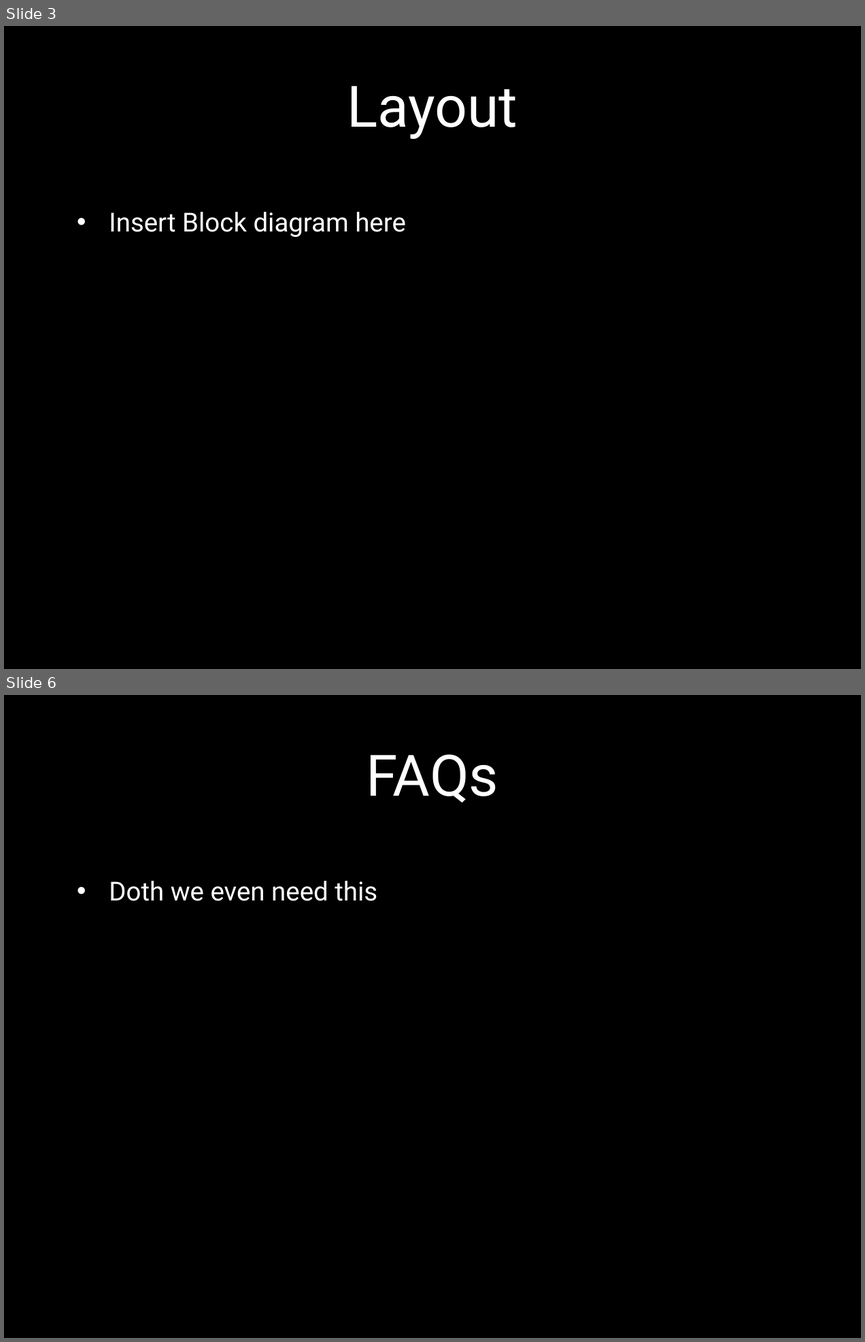
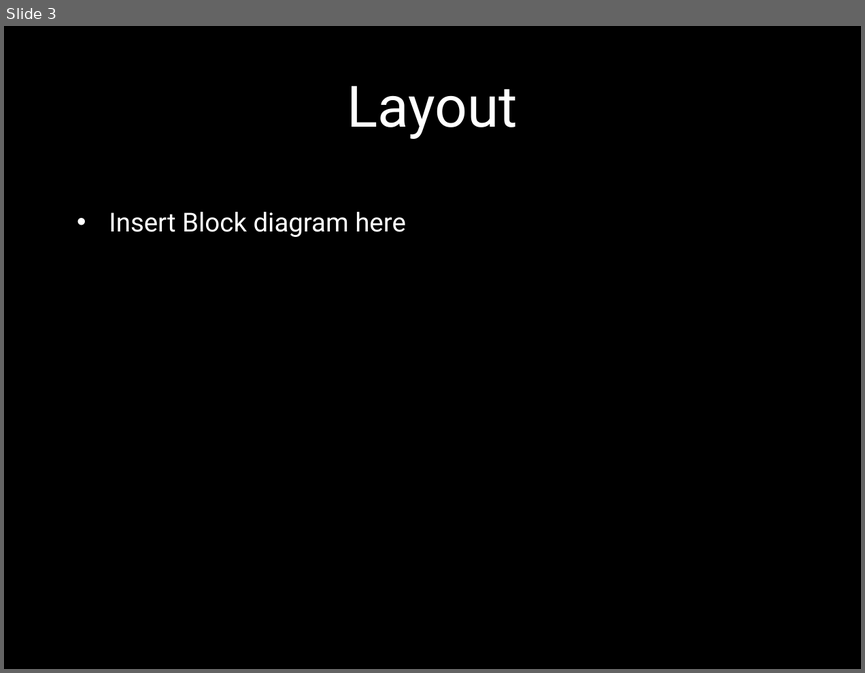
Before and after one commit to cojoigo/Capstone, a slide deck: Presentation.pptx. Shown one above the other, each under a label of ours: slides 3 and 6 before the commit, slide 3 after it; the slides between them are not shown. The pictures are 865x1342 and 865x673 pixels, drawn with LibreOffice and Linux fonts; fonts in the diff are those of the drawing; background and template pictures are left out. Boxes give left, top, right and bottom in pixels: in the first picture for what was removed or moved away, otherwise in the second. Text is boxed around its words. In the diff, an @@ line names an element or a change of style, - is before the commit and + after.

Commit message:
Changed some slide titles to match up to what the presentation will be

```diff
--- a/Presentation.pptx
+++ b/Presentation.pptx
@@ slide 6 removed at bbox=[4, 695, 861, 1338], background picture (left out) @@
@@ title removed at bbox=[366, 754, 498, 802] @@
-FAQs
@@ text removed at bbox=[109, 881, 377, 901] @@
-• Doth we even need this
```
Also in this commit, not shown: 2 slides changed, 1 slide added.
